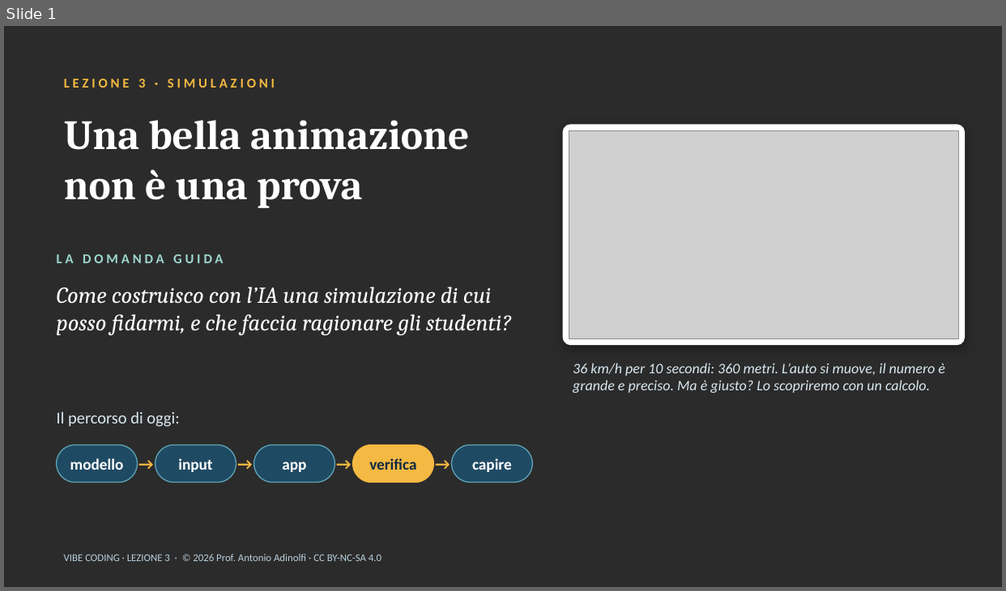
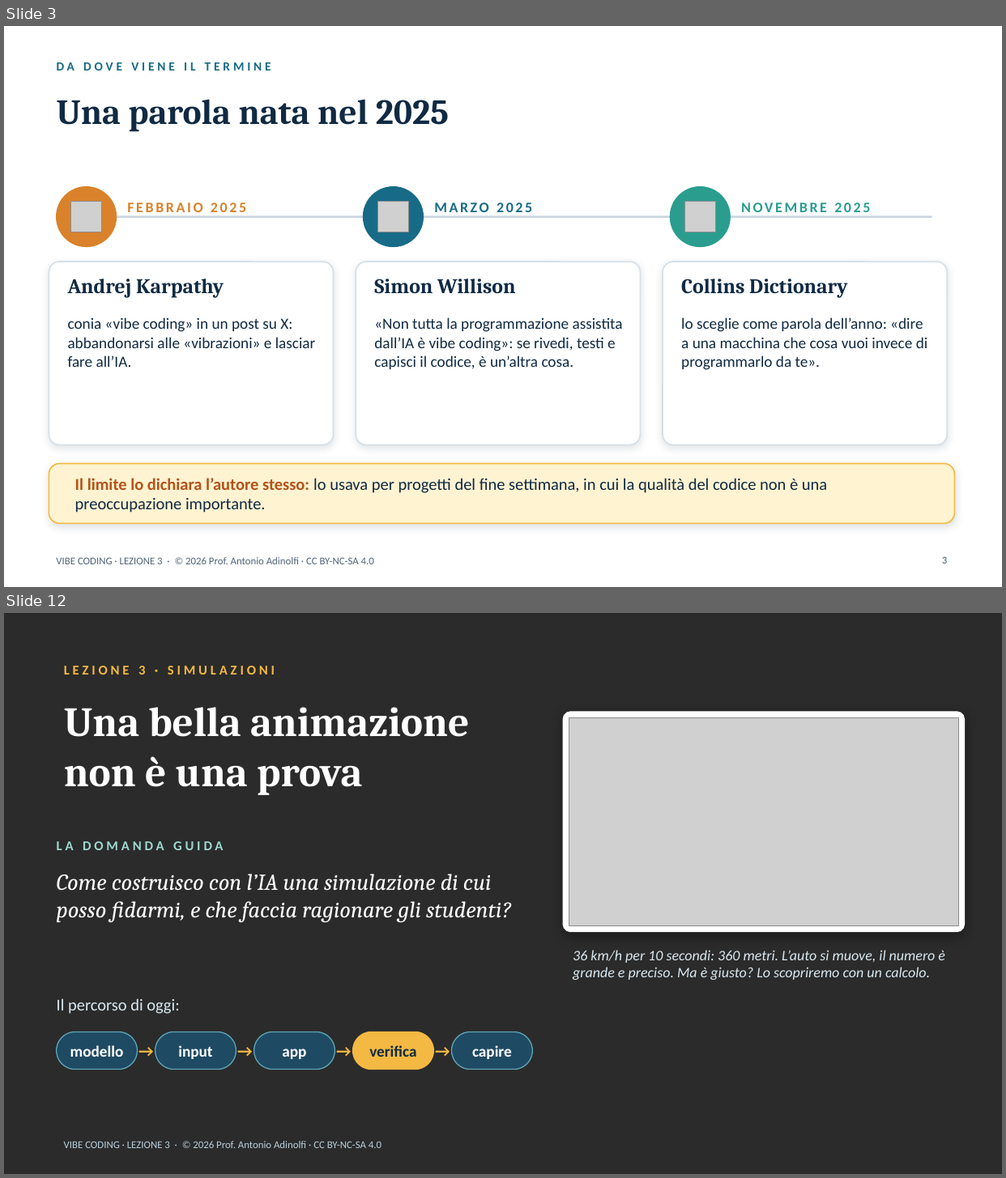
Before and after one commit to antonioadinolfi/scuola, a slide deck: corso-vibe-coding/materiali/Lezione_3_Vibe_Coding_Simulazioni.pptx. Shown one above the other, each under a label of ours: slide 1 before the commit, slides 3 and 12 after it; the slides between them are not shown. The pictures are 1006x591 and 1006x1178 pixels, drawn with LibreOffice and Linux fonts; fonts in the diff are those of the drawing; grey boxes stand for pictures; background and template pictures are left out; a plain dark background stands for a picture behind light text. Boxes give left, top, right and bottom in pixels: in the first picture for what was removed or moved away, otherwise in the second. Text is boxed around its words. In the diff, an @@ line names an element or a change of style, - is before the commit and + after.

```diff
--- a/corso-vibe-coding/materiali/Lezione_3_Vibe_Coding_Simulazioni.pptx
+++ b/corso-vibe-coding/materiali/Lezione_3_Vibe_Coding_Simulazioni.pptx
@@ slide 3 added at (x1=4, y1=26, x2=1002, y2=587), background picture (left out) @@
@@ text added at (x1=57, y1=62, x2=271, y2=71), 12 pt, text #176B87, bold @@
+DA DOVE VIENE IL TERMINE
@@ title added at (x1=57, y1=99, x2=449, y2=132), 34 pt, text #102A43, bold @@
+Una parola nata nel 2025
@@ ellipse added at (x1=57, y1=187, x2=117, y2=247), fill #D9822B, outline #D9822B 1 pt @@
@@ ellipse added at (x1=364, y1=187, x2=424, y2=247), fill #176B87, outline #176B87 1 pt @@
@@ ellipse added at (x1=671, y1=187, x2=731, y2=247), fill #2A9D8F, outline #2A9D8F 1 pt @@
@@ picture added at (x1=70, y1=201, x2=102, y2=233) @@
@@ line added from (71, 217) to (932, 217), #C9D6E2 2 pt @@
@@ text added at (x1=127, y1=203, x2=246, y2=212), 14 pt, text #D9822B, bold @@
+FEBBRAIO 2025
@@ picture added at (x1=377, y1=201, x2=409, y2=233) @@
@@ text added at (x1=434, y1=203, x2=532, y2=212), 14 pt, text #176B87, bold @@
+MARZO 2025
@@ picture added at (x1=684, y1=201, x2=716, y2=233) @@
@@ text added at (x1=741, y1=203, x2=870, y2=212), 14 pt, text #2A9D8F, bold @@
+NOVEMBRE 2025
@@ rounded rectangle added at (x1=49, y1=262, x2=334, y2=446), fill #FFFFFF, outline #D5DFE8 1.25 pt @@
@@ rounded rectangle added at (x1=356, y1=262, x2=641, y2=446), fill #FFFFFF, outline #D5DFE8 1.25 pt @@
@@ rounded rectangle added at (x1=663, y1=262, x2=948, y2=446), fill #FFFFFF, outline #D5DFE8 1.25 pt @@
@@ text added at (x1=68, y1=279, x2=224, y2=298), 20 pt, text #102A43, bold @@
+Andrej Karpathy
@@ text added at (x1=374, y1=279, x2=515, y2=294), 20 pt, text #102A43, bold @@
+Simon Willison
@@ text added at (x1=681, y1=279, x2=847, y2=298), 20 pt, text #102A43, bold @@
+Collins Dictionary
@@ text added at (x1=68, y1=318, x2=316, y2=367), 15 pt, text #102A43 @@
+conia «vibe coding» in un post su X: abbandonarsi alle «vibrazioni» e lasciar fare all’IA.
@@ text added at (x1=374, y1=318, x2=623, y2=369), 15 pt, text #102A43 @@
+«Non tutta la programmazione assistita dall’IA è vibe coding»: se rivedi, testi e capisci il codice, è un’altra cosa.
@@ text added at (x1=681, y1=318, x2=928, y2=370), 15 pt, text #102A43 @@
+lo sceglie come parola dell’anno: «dire a una macchina che cosa vuoi invece di programmarlo da te».
@@ rounded rectangle added at (x1=49, y1=464, x2=955, y2=524), fill #FFF3D1, outline #F4B942 1.25 pt @@
@@ text added at (x1=75, y1=478, x2=827, y2=513), 16 pt, text #102A43 @@
+Il limite lo dichiara l’autore stesso: lo usava per progetti del fine settimana, in cui la qualità del codice non è una preoccupazione importante.
@@ text added at (x1=56, y1=557, x2=374, y2=565), 10 pt, text #52657A @@
+VIBE CODING · LEZIONE 3 · © 2026 Prof. Antonio Adinolfi · CC BY-NC-SA 4.0
@@ page number added at (x1=942, y1=557, x2=947, y2=564), 10 pt, text #52657A @@
+3
@@ what was slide 1 is now slide 12 @@
```
Also in this commit, not shown: 14 other slides added, 2 other files.
